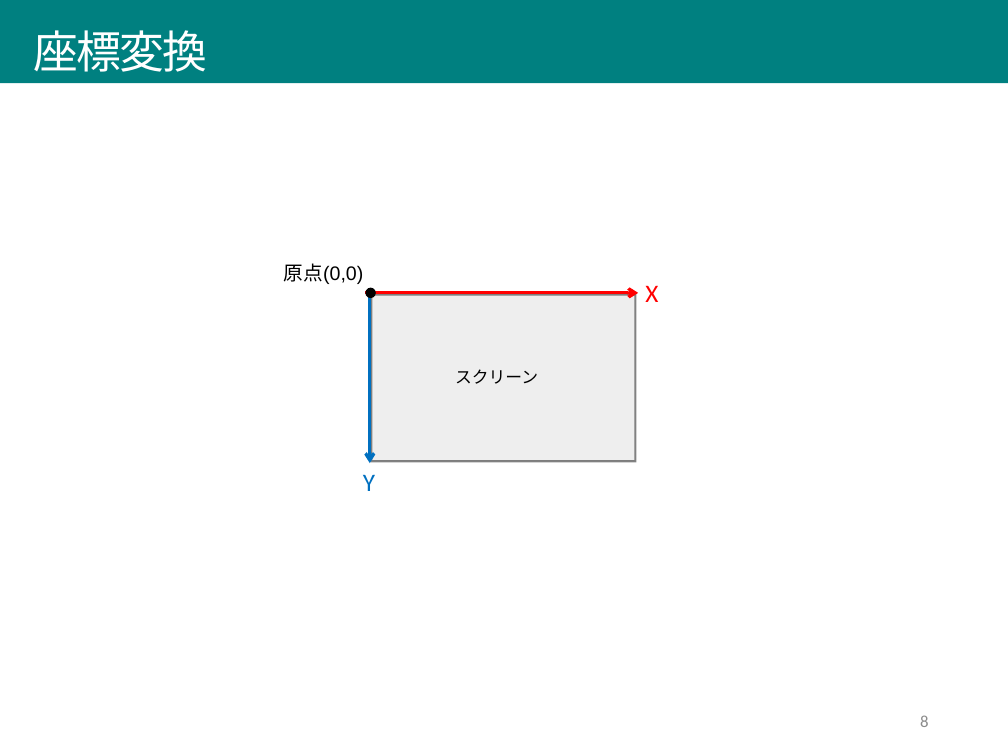
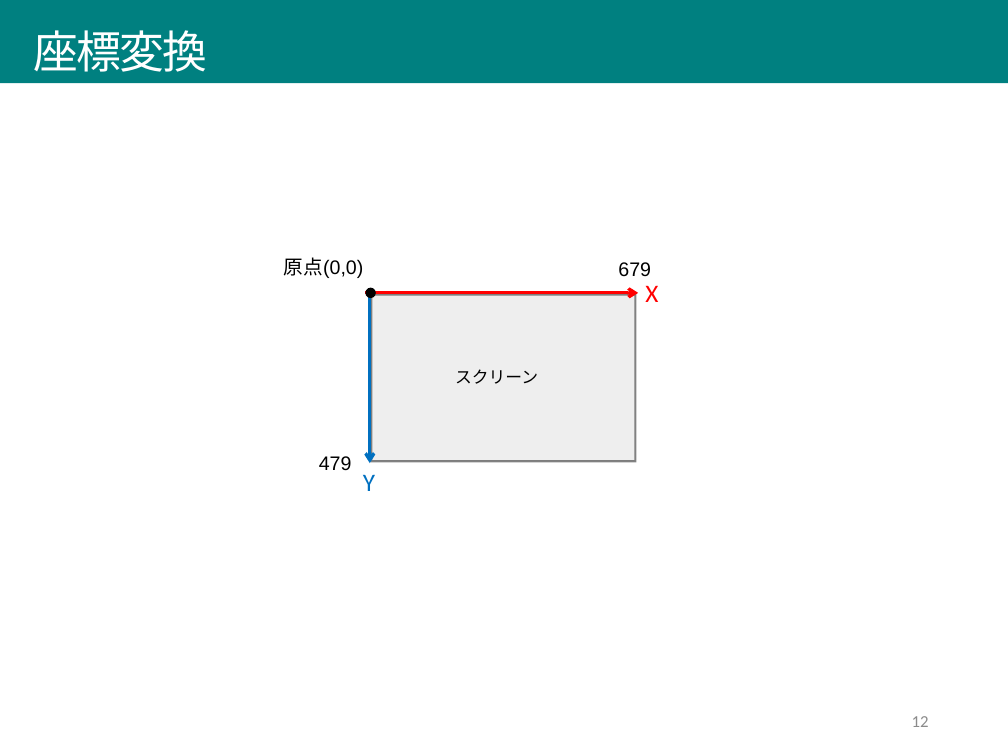
Before and after one commit to afukushimagit/afukushimagit.github.io, a slide deck: slide 12 of images/transform/図素材.pptx (slide 8 before the commit). Drawn at 1008x756 pixels with LibreOffice and Linux fonts; fonts in the diff are those of the drawing. Boxes give left, top, right and bottom in pixels: in the first picture for what was removed or moved away, otherwise in the second. Text is boxed around its words. In the diff, an @@ line names an element or a change of style, - is before the commit and + after.

```diff
--- a/images/transform/図素材.pptx
+++ b/images/transform/図素材.pptx
@@ text "原点(0,0)" moved from (x1=284, y1=263, x2=364, y2=284) to (x1=284, y1=257, x2=364, y2=278) @@
@@ text added at (x1=618, y1=262, x2=651, y2=277), 14 pt, text #000000 @@
+679
@@ text added at (x1=319, y1=456, x2=352, y2=471), 14 pt, text #000000 @@
+479
@@ page number at (x1=912, y1=716, x2=929, y2=727): text changed @@
-8
+12
```
Also in this commit, not shown: 2 other slides changed, 10 slides added, 39 other files.
